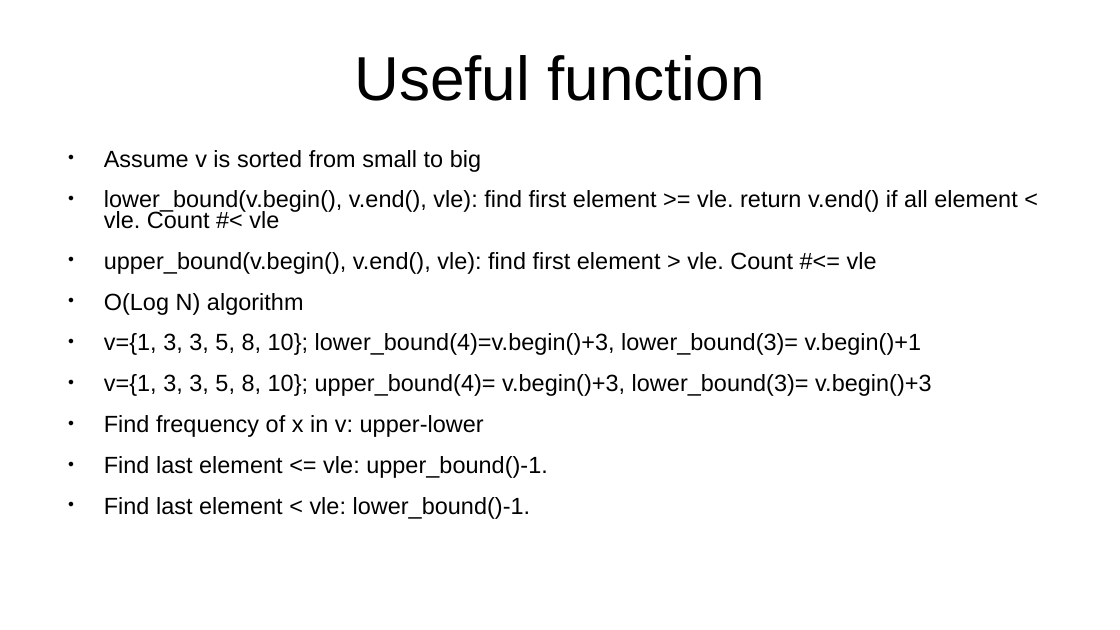
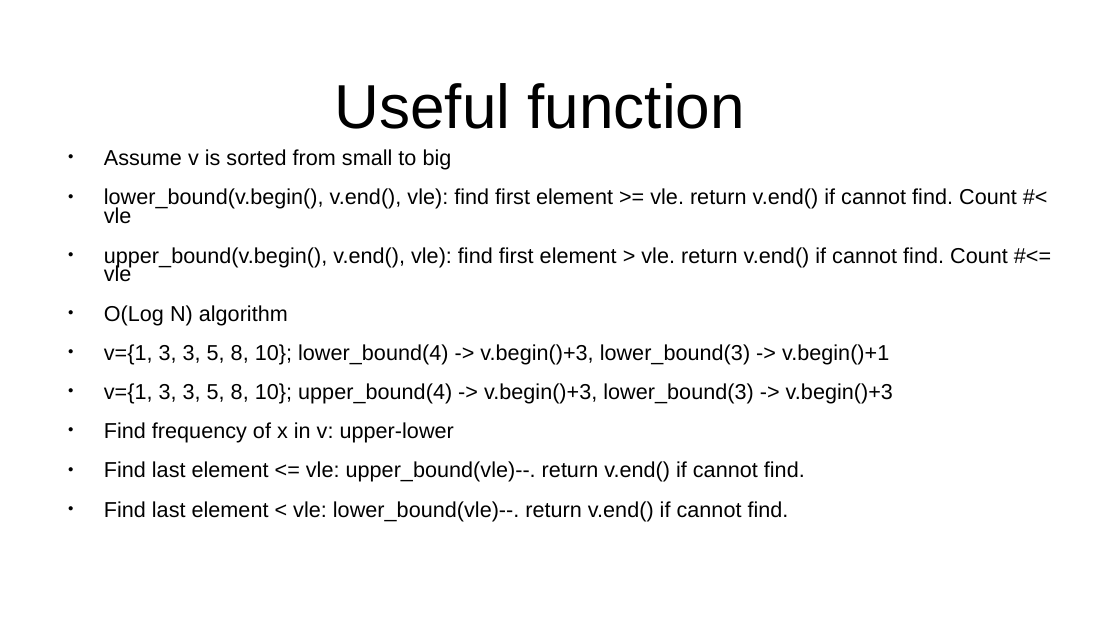
Before and after one commit to kindaichinisan/CompetitiveProgramming, a slide deck: slide 3 of MyCode/competitive_programming.ppt. Drawn at 1120x630 pixels with LibreOffice and Linux fonts; fonts in the diff are those of the drawing. Boxes give left, top, right and bottom in pixels: in the first picture for what was removed or moved away, otherwise in the second. Text is boxed around its words. In the diff, an @@ line names an element or a change of style, - is before the commit and + after.

```diff
--- a/MyCode/competitive_programming.ppt
+++ b/MyCode/competitive_programming.ppt
@@ title "Useful function": place and size @@
-title "Useful function" at box(354, 55, 764, 101)
+title "Useful function" at box(334, 83, 745, 129)
@@ text at box(104, 149, 454, 443): size 16.6 to 15.3 pt in "Assume v is sorted from small to ...", "O(Log N) algorithm", "Find frequency of x in v: upper-lower" @@
@@ text at box(104, 188, 1017, 282): text changed; size 16.6 to 15.3 pt @@
-● lower_bound(v.begin(), v.end(), vle): find first element >= vle. return v.end() if all element < vle. Count #< vle
-● upper_bound(v.begin(), v.end(), vle): find first element > vle. Count #<= vle
+● lower_bound(v.begin(), v.end(), vle): find first element >= vle. return v.end() if cannot find. Count #< vle
+● upper_bound(v.begin(), v.end(), vle): find first element > vle. return v.end() if cannot find. Count #<= vle
@@ text at box(104, 344, 893, 404): text changed; size 16.6 to 15.3 pt @@
-● v={1, 3, 3, 5, 8, 10}; lower_bound(4)=v.begin()+3, lower_bound(3)= v.begin()+1
-● v={1, 3, 3, 5, 8, 10}; upper_bound(4)= v.begin()+3, lower_bound(3)= v.begin()+3
+● v={1, 3, 3, 5, 8, 10}; lower_bound(4) -> v.begin()+3, lower_bound(3) -> v.begin()+1
+● v={1, 3, 3, 5, 8, 10}; upper_bound(4) -> v.begin()+3, lower_bound(3) -> v.begin()+3
@@ text at box(104, 461, 805, 522): text changed; size 16.6 to 15.3 pt @@
-● Find last element <= vle: upper_bound()-1.
-● Find last element < vle: lower_bound()-1.
+● Find last element <= vle: upper_bound(vle)--. return v.end() if cannot find.
+● Find last element < vle: lower_bound(vle)--. return v.end() if cannot find.
```
Also in this commit, not shown: 1 other file.
